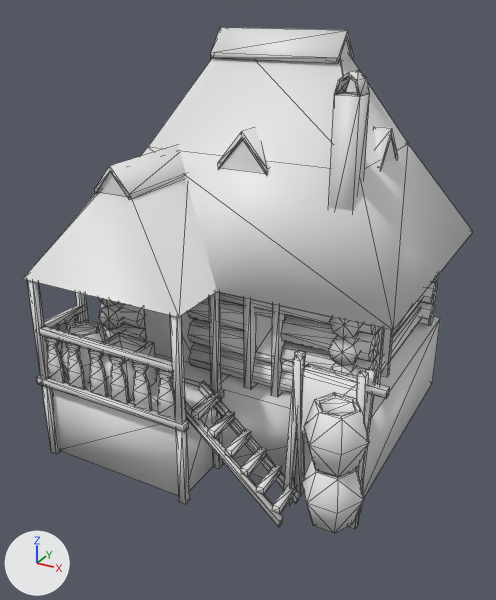
Two versions of the COLLADA model art/meshes/structural/daci/house_2.dae, one commit apart.
Before and after are seen from a 50 mm lens placed at (10.67, -18.34, 12.11), pointed at (0.16, 0.78, 2.55). The lights are fixed; the arrows at lower left show +X, +Y and +Z. The first picture is the older version. Mesh edges are drawn as thin lines. Where no turn or scale is listed for an object, it has been applied to the vertices.

Names of what the first picture shows: 'house_2'.
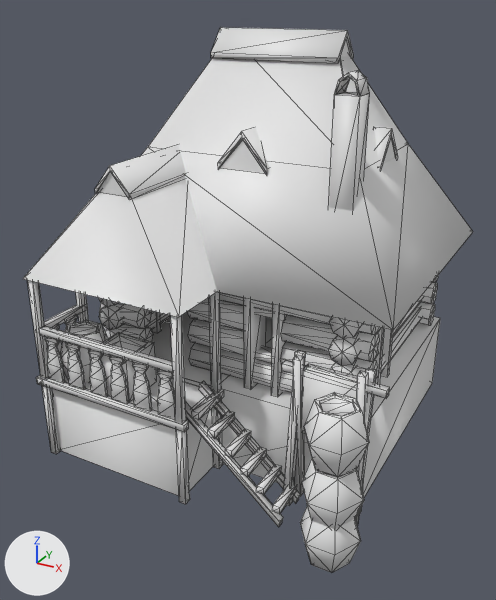
The newer file is also rescaled (x1.2), turned or shifted as a whole; pictures and numbers use the older file's frame.

Changed parts and their boxes [x1, y1, x2, y2] in the pictures (496 x 600 px):
'house_2', reshaped (8% taller)
    before: [23, 27, 473, 533]
    after: [23, 27, 473, 573]
part 1 of me_cubo_397, added
    after: [300, 506, 361, 573]
part 2 of me_cubo_397, deleted
    before: [144, 309, 194, 363]
part 3 of me_cubo_397, deleted
    before: [256, 315, 272, 356]

What changed in the scene script:
```text
Change me_cubo_397:
    used by ob_house_2; location = (0.0, 0.0, 0.0)
    remove me_cubo_397.from_pydata(...)  # 1356 vertices, 2248 faces; spans x -5.51..6.18, y -4.22..7.49, z -2.53..11.23
    add me_cubo_397.from_pydata(...)  # 1378 vertices, 2312 faces; spans x -5.51..6.18, y -4.22..7.49, z -3.09..11.23
    me_cubo_397 part 1: the loose piece of 30 vertices spanning x 4.26..6.12, y -4.22..-2.59, z -1.62..0.23 is copied, and the copy is moved by (0.0, 0.0, -1.47); it spans x 4.26..6.12, y -4.22..-2.59, z -3.09..-1.24
    me_cubo_397 part 2: the loose piece of 4 vertices spanning x -3.1..-0.98, y -0.85..-0.84, z 0.49..4.25 is deleted
    me_cubo_397 part 3: the loose piece of 4 vertices spanning x 1.43..2.19, y -1.01, z 1.69..3.05 is deleted
    other edits to the shape of me_cubo_397 do not show in these pictures
```
